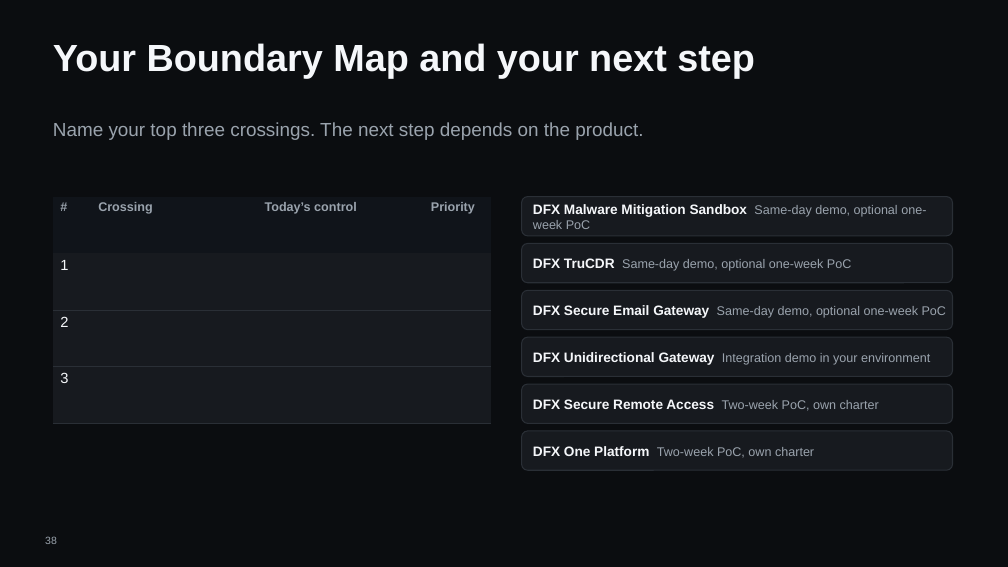
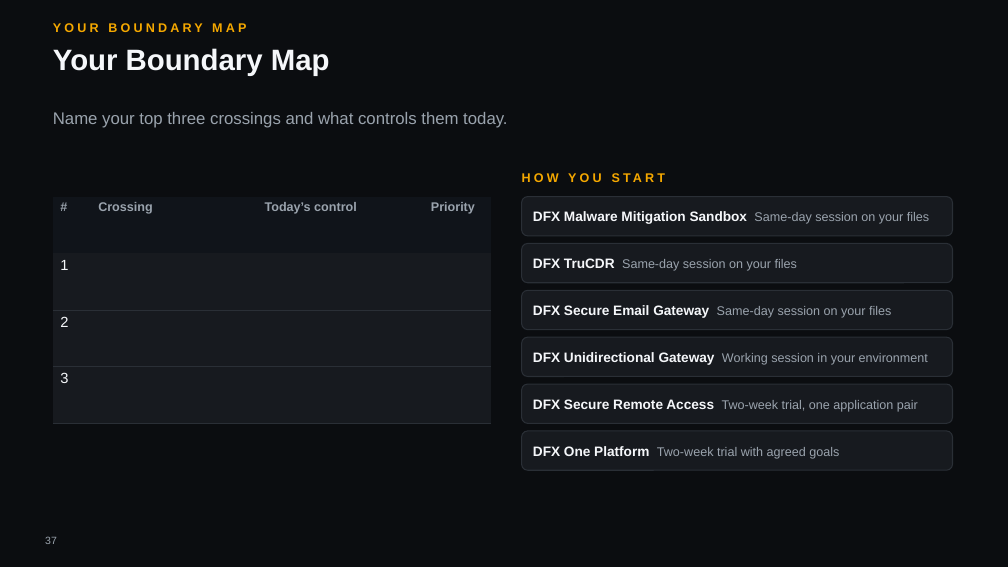
Before and after one commit to hybridus/DFX_Marketing, a slide deck: slide 37 of Projects/03_Presales_Master_Deck/pilot/DFX_Master_deck.pptx (slide 38 before the commit). Drawn at 1008x567 pixels with LibreOffice and Linux fonts; fonts in the diff are those of the drawing; background and template pictures are left out. Boxes give left, top, right and bottom in pixels: in the first picture for what was removed or moved away, otherwise in the second. Text is boxed around its words. In the diff, an @@ line names an element or a change of style, - is before the commit and + after.

```diff
--- a/Projects/03_Presales_Master_Deck/pilot/DFX_Master_deck.pptx
+++ b/Projects/03_Presales_Master_Deck/pilot/DFX_Master_deck.pptx
@@ text added at (53,23,246,32), 12 pt, text #F5A800, bold @@
+YOUR BOUNDARY MAP
@@ text at (53,48,330,76): text changed; size 36 to 28 pt @@
-Your Boundary Map and your next step
+Your Boundary Map
@@ text at (53,112,507,128): text changed; size 18 to 16 pt @@
-Name your top three crossings. The next step depends on the product.
+Name your top three crossings and what controls them today.
@@ text added at (522,170,953,191), 12 pt, text #F5A800, bold @@
+HOW YOU START
@@ text at (533,211,929,224): text changed; size 12 to 13 pt; text colour #9AA3AD to #F5F7FA; bold on @@
-DFX Malware Mitigation Sandbox Same-day demo, optional one-week PoC
+DFX Malware Mitigation Sandbox Same-day session on your files
@@ text at (533,258,797,271): text changed @@
-DFX TruCDR Same-day demo, optional one-week PoC
+DFX TruCDR Same-day session on your files
@@ text at (533,305,891,318): text changed @@
-DFX Secure Email Gateway Same-day demo, optional one-week PoC
+DFX Secure Email Gateway Same-day session on your files
@@ text at (533,352,928,365): text changed @@
-DFX Unidirectional Gateway Integration demo in your environment
+DFX Unidirectional Gateway Working session in your environment
@@ text at (533,399,918,412): text changed @@
-DFX Secure Remote Access Two-week PoC, own charter
+DFX Secure Remote Access Two-week trial, one application pair
@@ text at (533,446,839,459): text changed @@
-DFX One Platform Two-week PoC, own charter
+DFX One Platform Two-week trial with agreed goals
@@ page number at (45,536,57,544): text changed @@
-38
+37
```
Also in this commit, not shown: 35 other slides changed, 1 slide added, 1 slide removed, 8 other files.
